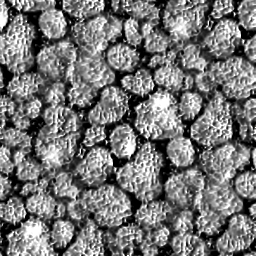
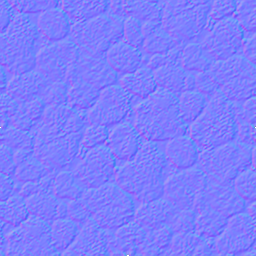
Layers edited between the first and the second 256 x 256 image:
added layer "normal map" above "bump map" over (0, 0, 256, 256)
renamed "Copia de costras" to "bump map", hid it over (0, 0, 256, 256)
